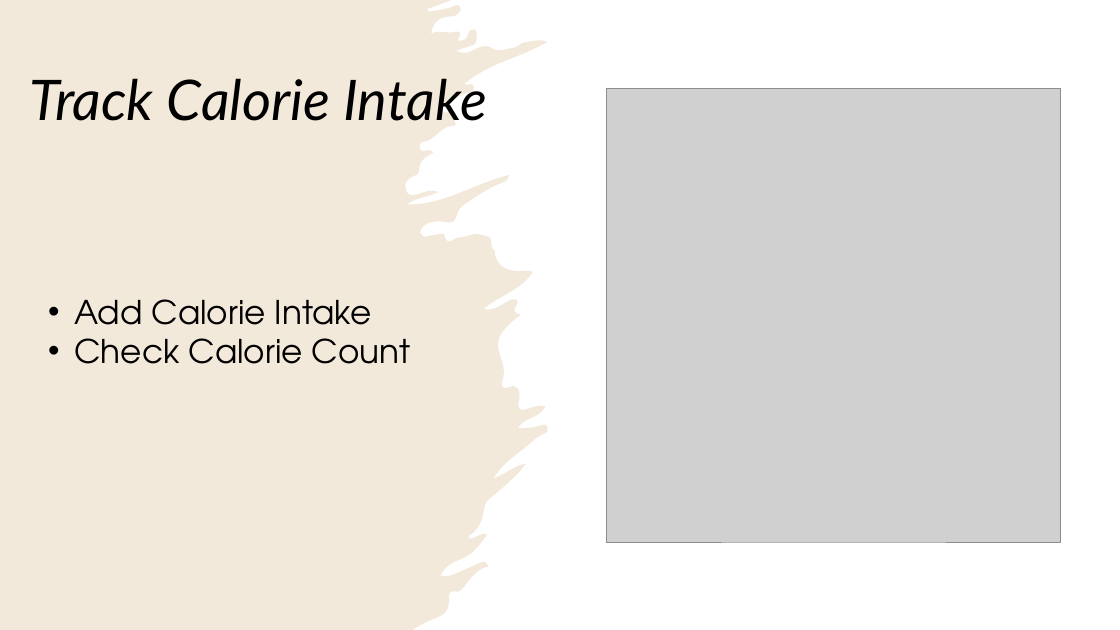
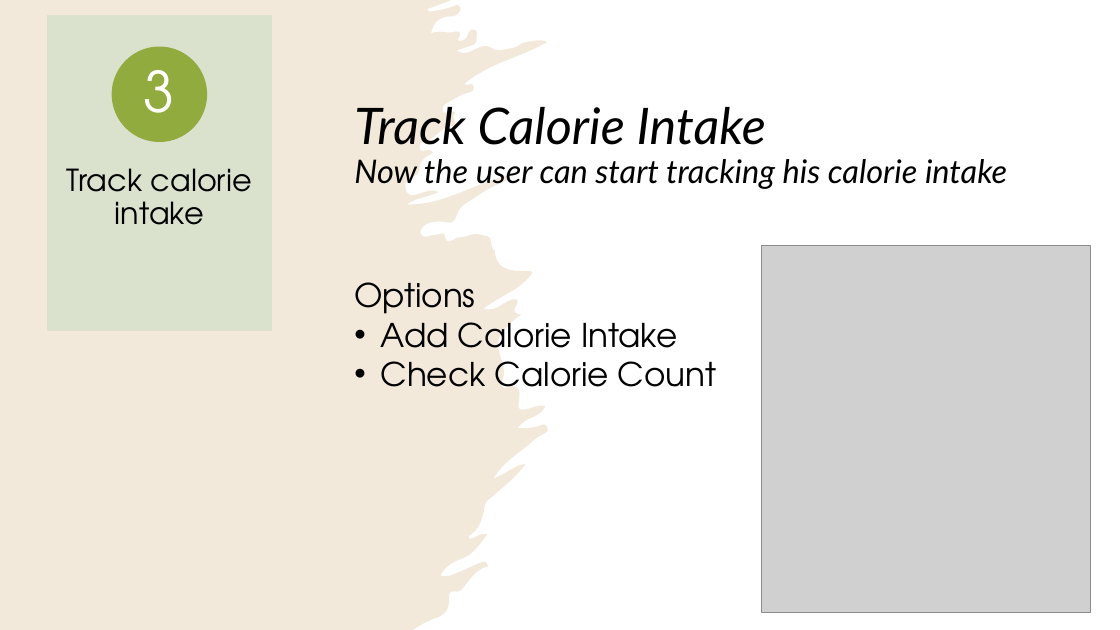
Before and after one commit to alizapeikes/CalorieCounter, a slide deck: slide 13 of About Calorie Counter.pptx (slide 12 before the commit). Drawn at 1120x630 pixels with LibreOffice and Linux fonts; fonts in the diff are those of the drawing; grey boxes stand for pictures. Boxes give left, top, right and bottom in pixels: in the first picture for what was removed or moved away, otherwise in the second. Text is boxed around its words. In the diff, an @@ line names an element or a change of style, - is before the commit and + after.

```diff
--- a/About Calorie Counter.pptx
+++ b/About Calorie Counter.pptx
@@ rectangle added at box(47, 16, 271, 330), fill #DCE2CF at 90% opacity, outline #DCE2CF 1 pt @@
@@ ellipse added at box(113, 47, 207, 141), fill #92AB3E, outline #92AB3E 1 pt @@
@@ text added at box(144, 70, 175, 113), 48 pt, text #FFFFFF @@
+3
@@ picture removed at box(607, 88, 1060, 542) @@
@@ title at box(354, 107, 1007, 189): text changed; size 48 to 27.9 pt @@
-Track Calorie Intake
+Track Calorie Intake
+Now the user can start tracking his calorie intake
@@ text added at box(67, 168, 252, 225), 26 pt, text #000000 @@
+Track calorie intake
@@ picture added at box(761, 246, 1091, 613) @@
@@ text "Options": place and size @@
-text "Options" at box(74, 299, 411, 364)
+text "Options" at box(354, 282, 717, 387)
@@ text at box(354, 282, 475, 323): paragraph added @@
+Options
```
Also in this commit, not shown: 3 other slides changed, 1 slide added.
